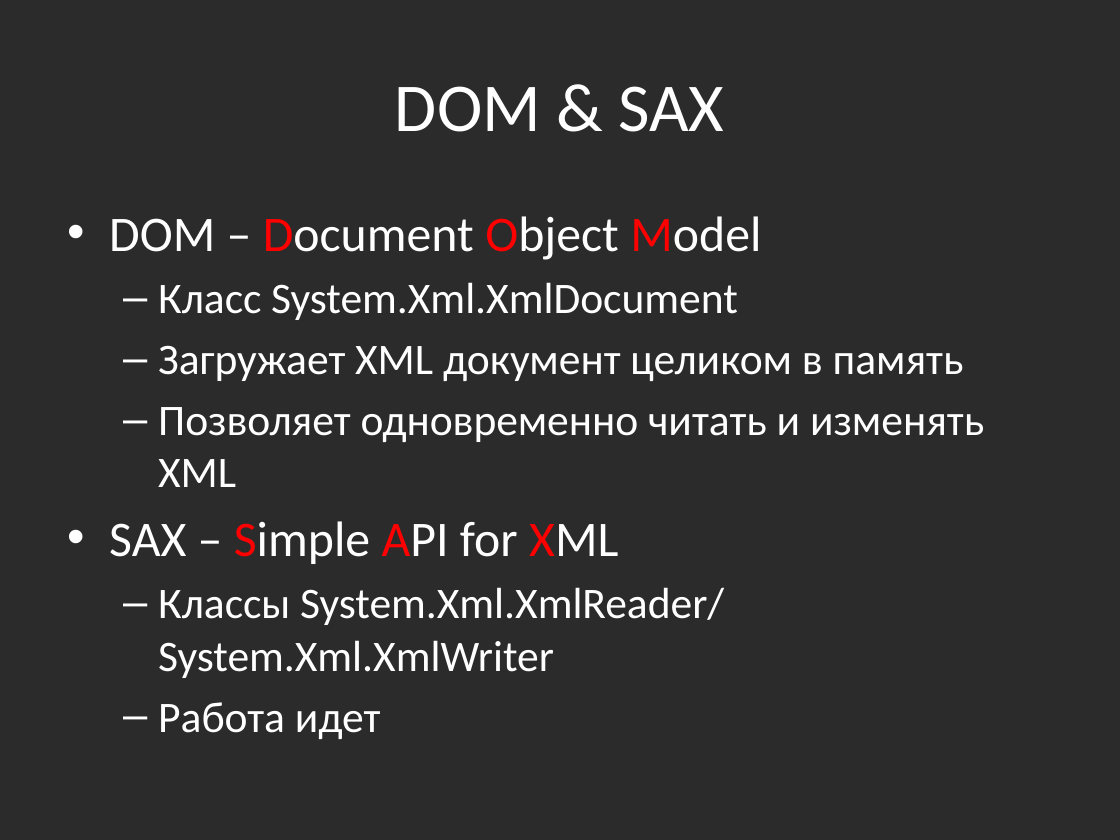
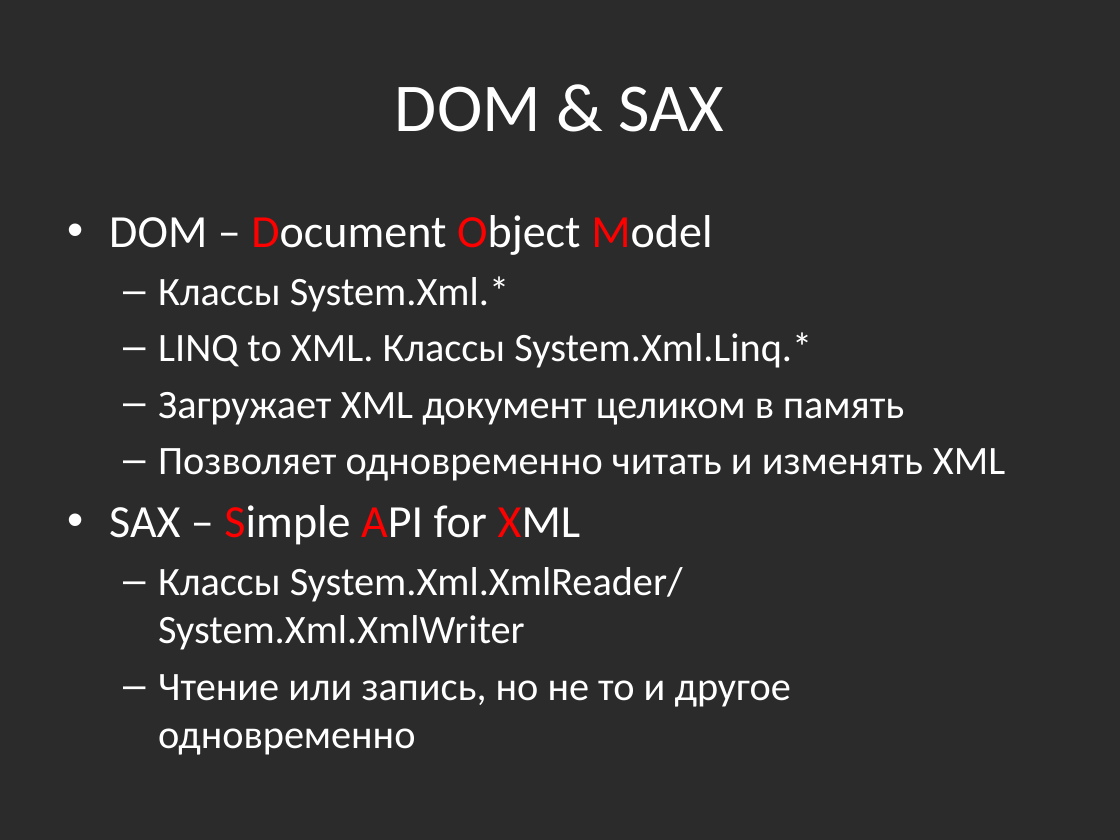
Before and after one commit to bazile/Training, a slide deck: slide 22 of Presentation/lesson-06-xml.pptx. Drawn at 1120x840 pixels with LibreOffice and Linux fonts; fonts in the diff are those of the drawing; background and template pictures are left out; a plain dark background stands for a picture behind light text. Boxes give left, top, right and bottom in pixels: in the first picture for what was removed or moved away, otherwise in the second. Text is boxed around its words. In the diff, an @@ line names an element or a change of style, - is before the commit and + after.

Commit message:
Added LINQ to XML method

```diff
--- a/Presentation/lesson-06-xml.pptx
+++ b/Presentation/lesson-06-xml.pptx
@@ text at (109,215,1005,650): size 32 to 29.6 pt in "DOM – Document Object Model", "SAX – Simple API for XML"; size 28 to 25.9 pt in "Загружает XML документ целиком в память", "Позволяет одновременно читать и изменять XML", "Классы System.Xml.XmlReader/ System.Xml.XmlWriter" @@
@@ text at (158,276,812,368): text changed; size 28 to 25.9 pt @@
-  – Класс System.Xml.XmlDocument
+  – Классы System.Xml.*
+  – LINQ to XML. Классы System.Xml.Linq.*
@@ text at (158,674,791,755): text changed; size 28 to 25.9 pt @@
-  – Работа идет
+  – Чтение или запись, но не то и другое одновременно
```
